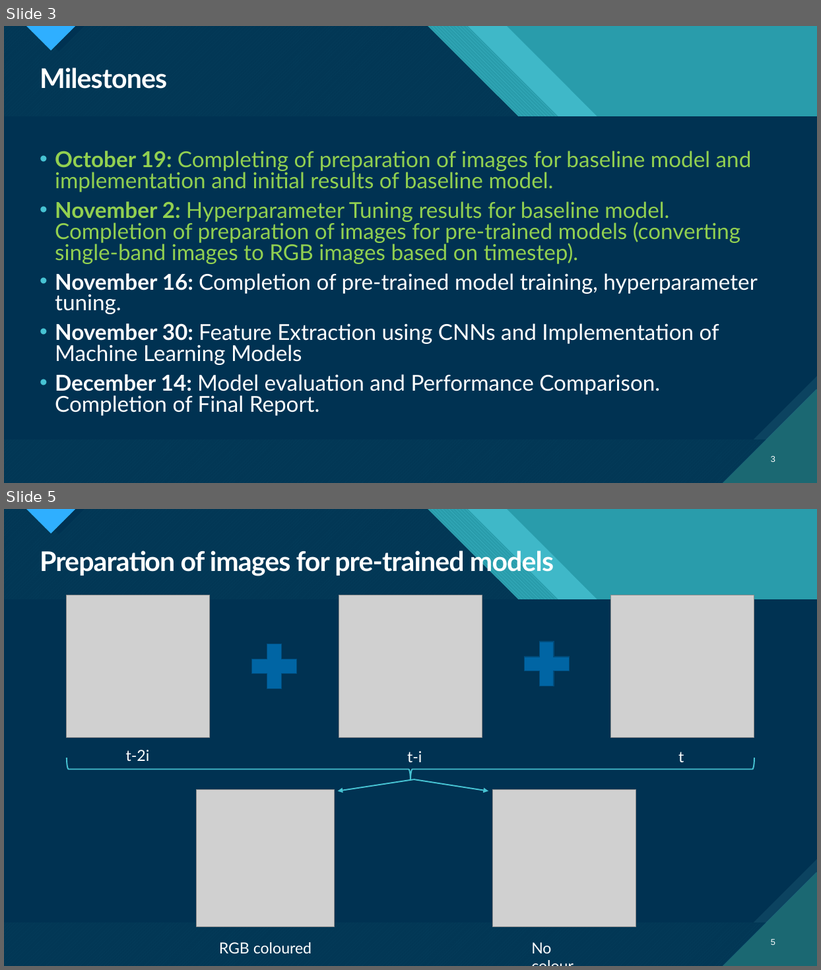
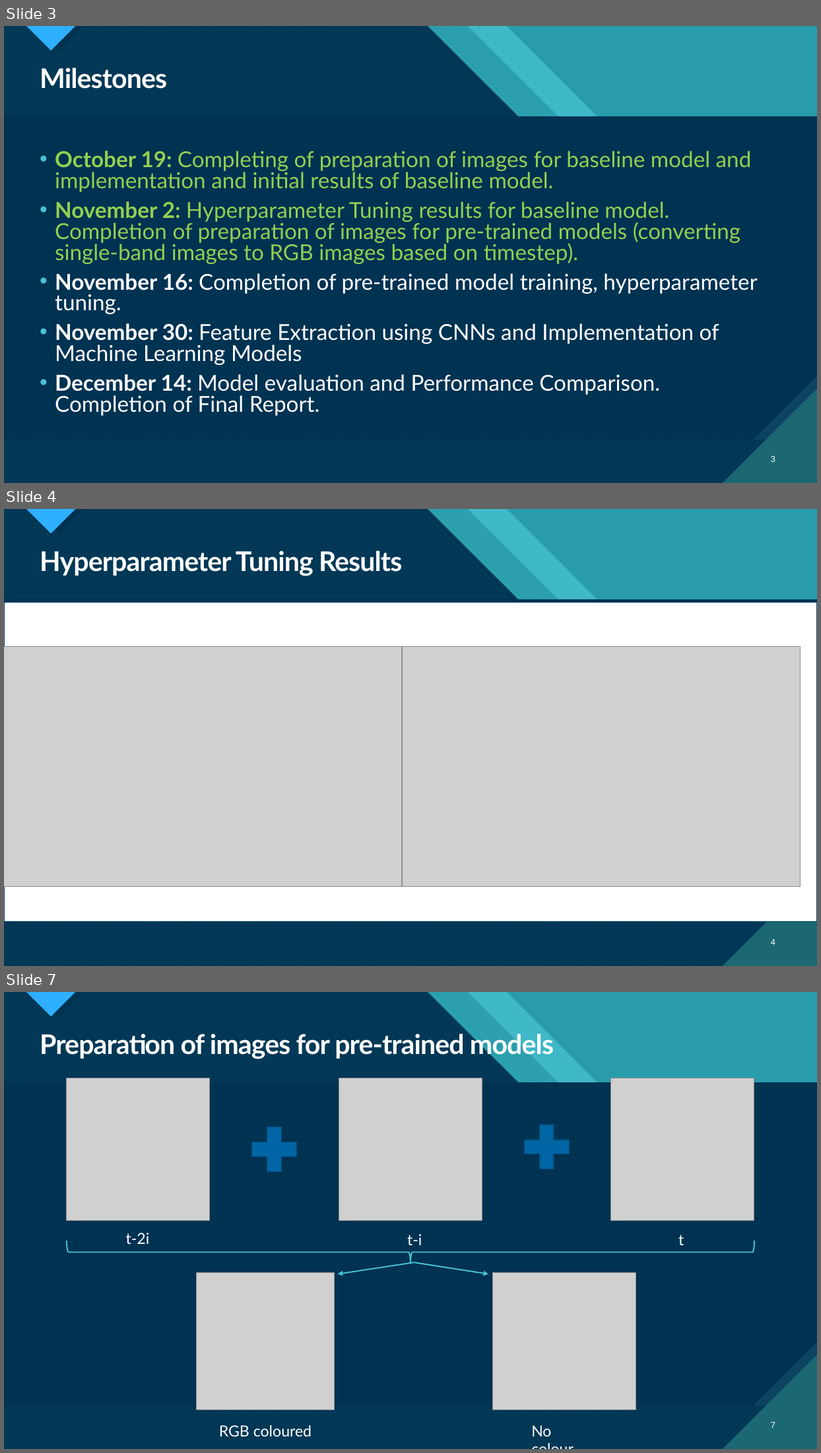
Before and after one commit to arshmodak/Hurricane-Wind-Speed-Prediction-using-Deep-Learning-and-Machine-Learning, a slide deck: Progress Update_2.pptx. Shown one above the other, each under a label of ours: slides 3 and 5 before the commit, slides 3, 4 and 7 after it; the slides between them are not shown. The pictures are 821x970 and 821x1453 pixels, drawn with LibreOffice and Linux fonts; fonts in the diff are those of the drawing; grey boxes stand for pictures. Boxes give left, top, right and bottom in pixels: in the first picture for what was removed or moved away, otherwise in the second. Text is boxed around its words. In the diff, an @@ line names an element or a change of style, - is before the commit and + after.

Commit message:
updated ppt with results

```diff
--- a/Progress Update_2.pptx
+++ b/Progress Update_2.pptx
@@ slide 4 added at (4,509,817,966), background #47C3D3; not listed: 18 template elements that a slide beside it also shows @@
@@ title added at (40,551,402,576), 32 pt, text #FFFFFF, bold @@
+Hyperparameter Tuning Results
@@ rectangle added at (4,602,817,921), fill #FFFFFF, outline #004B79 1 pt @@
@@ picture added at (4,646,403,887) @@
@@ picture added at (403,646,801,887) @@
@@ page number added at (771,939,776,945), 10 pt, text #FFFFFF @@
+4
@@ what was slide 5 is now slide 7 @@
@@ page number at (771,1422,776,1428): text changed @@
-5
+7
```
Also in this commit, not shown: 1 slide changed, 2 other slides added, 1 slide removed.
